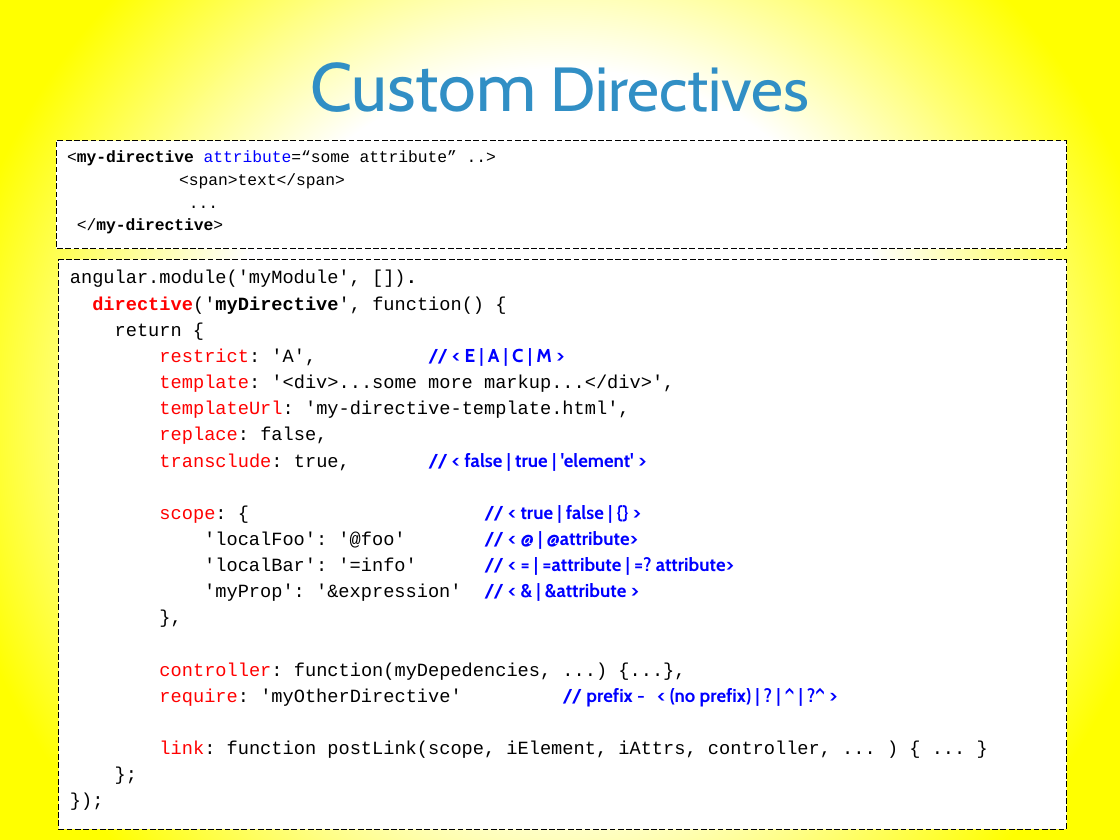
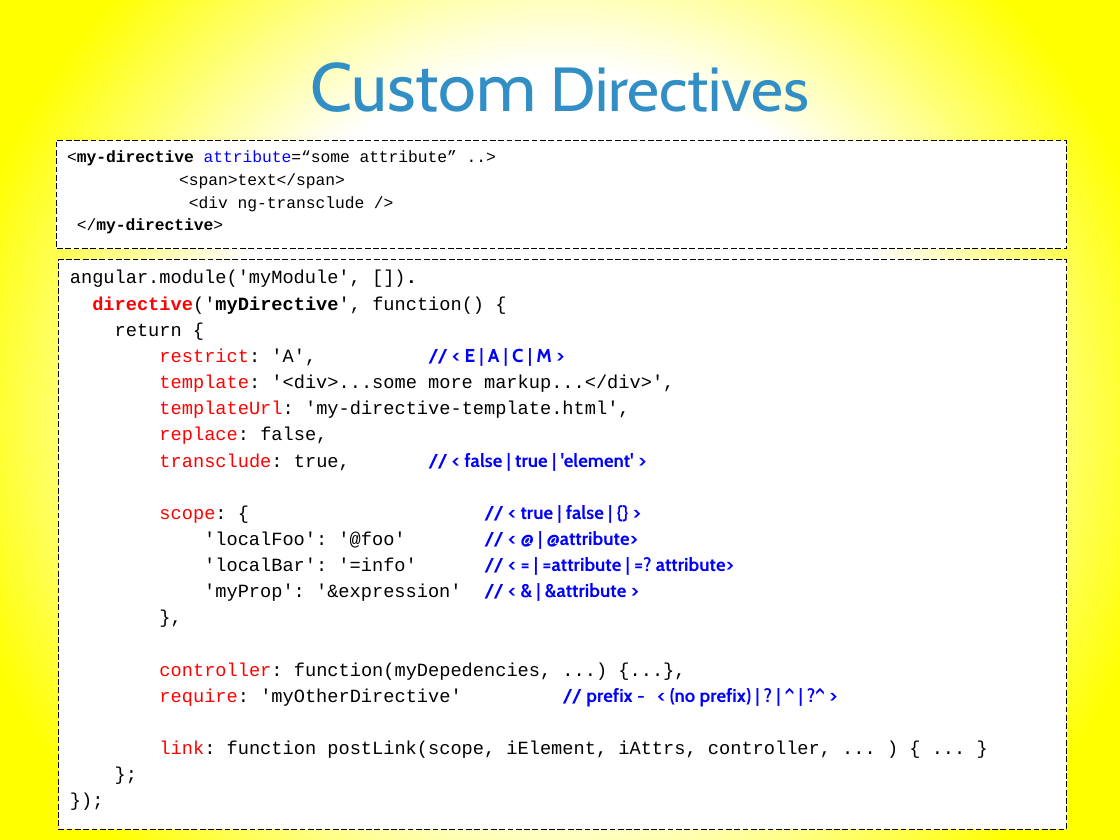
Before and after one commit to murtazahaveliwala/technext-angularjs-demo, a slide deck: slide 21 of Introduction to AngularJs.pptx. Drawn at 1120x840 pixels with LibreOffice and Linux fonts; fonts in the diff are those of the drawing. Boxes give left, top, right and bottom in pixels: in the first picture for what was removed or moved away, otherwise in the second. Text is boxed around its words. In the diff, an @@ line names an element or a change of style, - is before the commit and + after.

Commit message:
1. Added a simple directive example that simply abstracts markup to a partial. Uses parent scope. 2. Updated presentation with another best pactice for directives   - Use Isolate scope

```diff
--- a/Introduction to AngularJs.pptx
+++ b/Introduction to AngularJs.pptx
@@ text in rectangle at bbox=[189, 196, 365, 212]: text changed @@
-...
+<div ng-transclude />
```
Also in this commit, not shown: 2 other slides changed, 3 other files.
